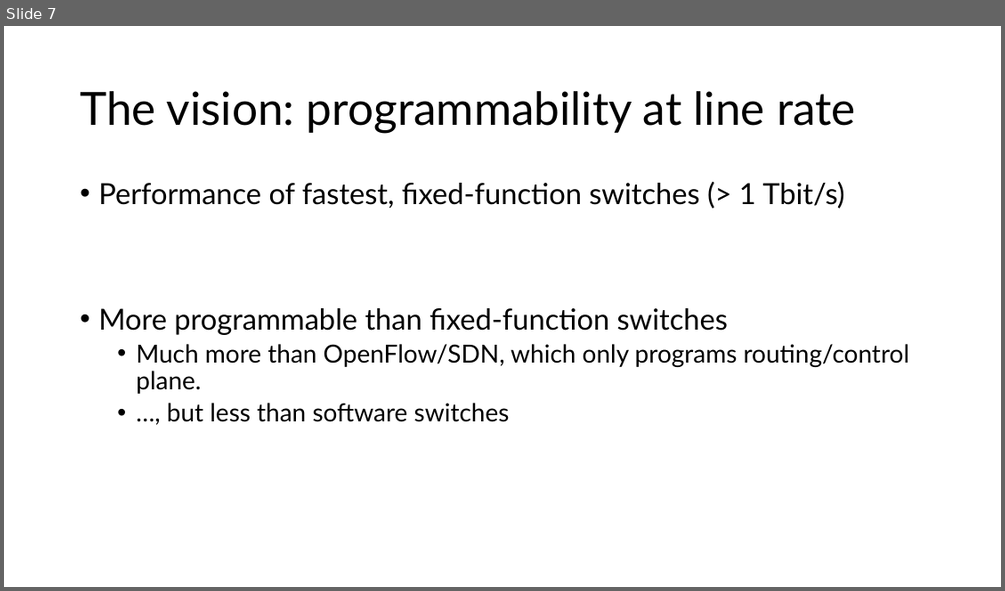
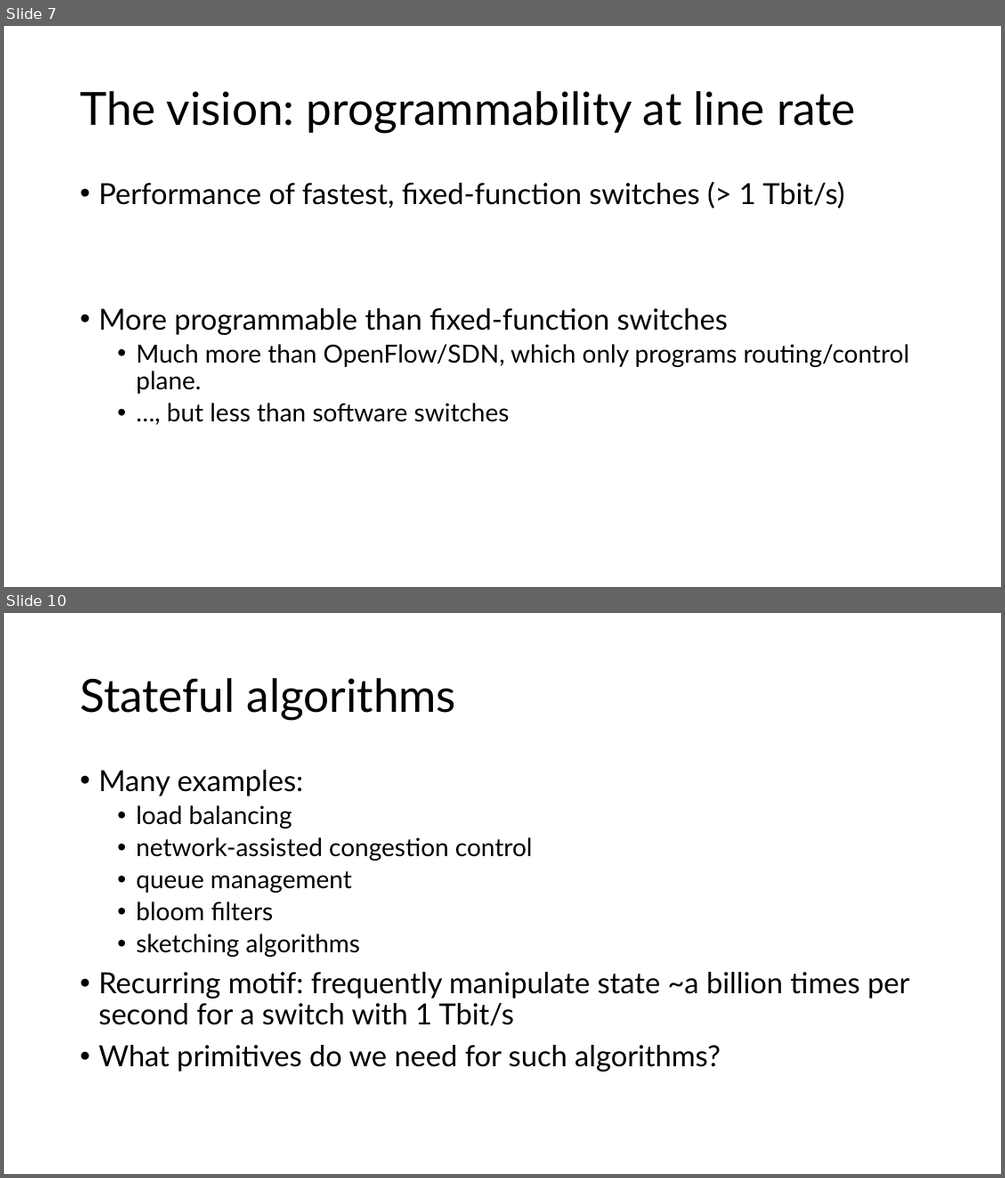
Before and after one commit to anirudhSK/pifo-domino-marple-ppts, a slide deck: combined_domino_pifo.pptx. Shown one above the other, each under a label of ours: slide 7 before the commit, slides 7 and 10 after it; the slides between them are not shown. The pictures are 1005x591 and 1005x1178 pixels, drawn with LibreOffice and Linux fonts; fonts in the diff are those of the drawing. Boxes give left, top, right and bottom in pixels: in the first picture for what was removed or moved away, otherwise in the second. Text is boxed around its words. In the diff, an @@ line names an element or a change of style, - is before the commit and + after.

```diff
--- a/combined_domino_pifo.pptx
+++ b/combined_domino_pifo.pptx
@@ slide 10 added at [4,613,1001,1174], background #FFFFFF @@
@@ title added at [80,678,456,720], 44 pt, text #000000 @@
+Stateful algorithms
@@ text added at [98,770,909,1071], 28 pt, text #000000 @@
+• Many examples:
+  • load balancing
+  • network-assisted congestion control
+  • queue management
+  • bloom filters
+  • sketching algorithms
+• Recurring motif: frequently manipulate state ~a billion times per second for a switch with 1 Tbit/s
+• What primitives do we need for such algorithms?
```
Also in this commit, not shown: 15 slides changed, 3 other slides added, 17 slides removed.
